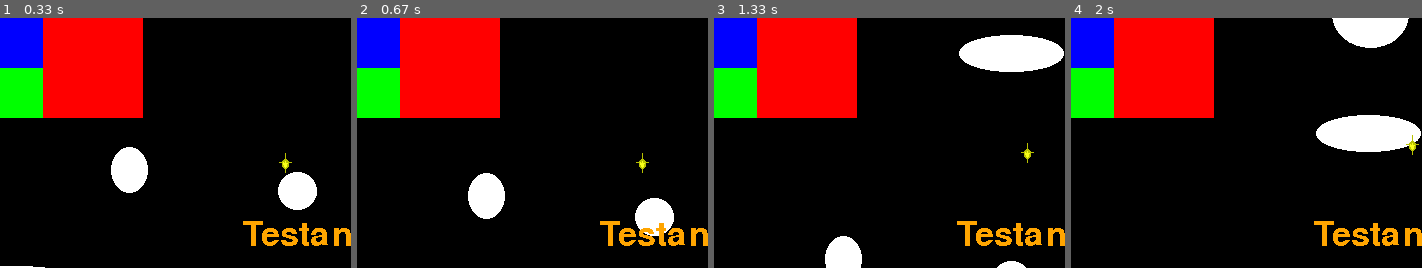
Above: before the commit, frames 1-4 (left to right).
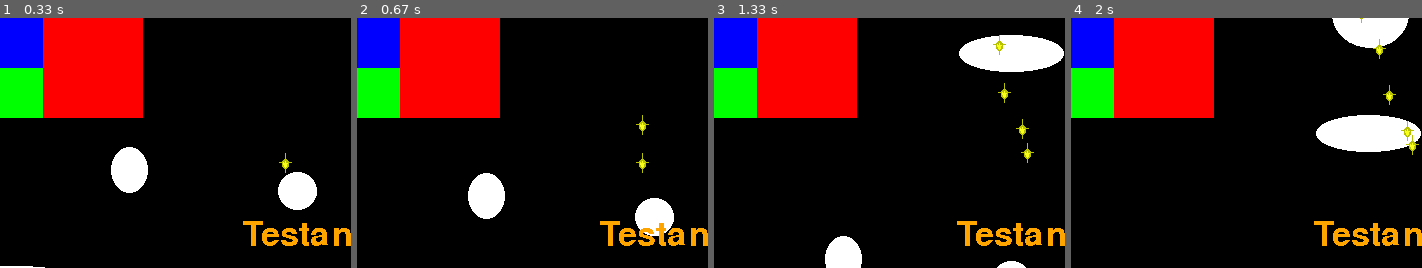
Above: after the commit, the same moments.

Repository: UNIVEM-BCC-BSI/Cosmos-Learning
Game: pygame game, started from tests/PyGame/pyGame-Features.py
Same seed, same stepped clock (60 frames per second), same inputs: the game is played once before the commit and once after it.
Inputs:
- Up to frame 1 (0.33 s): no input
- Up to frame 2 (0.67 s): tap Space at 0.33 s
- Up to frame 3 (1.33 s): hold D 0.67-1.13 s; tap Space at 0.73, 1.03, 1.23 s; hold W from 1.17 s (still down)
- Up to frame 4 (2 s): release W at 1.47 s; hold D 1.5-1.97 s; tap Space at 1.57, 1.87 s
The pictures show only the part of the screen within x 23-73%, y 0-50%; the shares and areas given below are measured in that part.

Frame 1 is identical in both runs. In frame 2, less than 0.1% of the frame differs, in the area x 79-84%, y 38-47%; in frame 3, 0.3%; in frame 4, 0.3%, in the area x 82-98%, y 0-50%.

Commit message:
Adicionado tiros e cooldown para atirar

Diff:
--- a/tests/PyGame/pyGame-Features.py
+++ b/tests/PyGame/pyGame-Features.py
@@ -1,5 +1,6 @@
 import pygame
 from sys import exit
+
 
 #-----------------------------------------
 #O principal conceito no pygame é o de
@@ -11,6 +12,22 @@
 #que é permitido colocar um item dentro
 #de outro item
 #------------------------------------------
+
+class Tiro:
+    def __init__(self, tela, posicaoXPai, posicaoYPai, velocidadeTiro):
+        global last
+        last = pygame.time.get_ticks()
+        self.x = posicaoXPai
+        self.y = posicaoYPai
+        self.speed = velocidadeTiro
+        self.image = pygame.image.load("tests/PyGame/starSprite.png")
+        self.tela = tela
+
+    def update(self):
+        self.tela.blit(self.image, (self.x,self.y))
+        self.y -= self.speed
+
+
 
 pygame.init()
 #Inicia o PyGame
@@ -57,6 +74,11 @@
 #Posição X do testImage
 testImageX = 500
 testImageY = 100
+
+disparos = []
+
+cooldown = 300
+last = pygame.time.get_ticks()
 
 while True:
 
@@ -107,6 +129,12 @@
         testImageX -= 1
     if keys[pygame.K_d]:
         testImageX += 1
+    if keys[pygame.K_SPACE]:
+        now = pygame.time.get_ticks()
+        if now - last >= cooldown:
+            disparos.append(Tiro(screen, testImageX, testImageY, 2))
+
+
     screen.blit(testSurface, (200,0))
     #Posiciona o testSurface dentro da Screen
     #A cada frama atualiza a posição
@@ -125,6 +153,11 @@
 
     screen.blit(textSurface,(500, 200))
 
+    for disparo in disparos:
+        disparo.update()
+        if disparo.y < -screen.get_height()-100:
+            disparos.pop(disparos.index(disparo))
+
 
 
     pygame.display.update()
